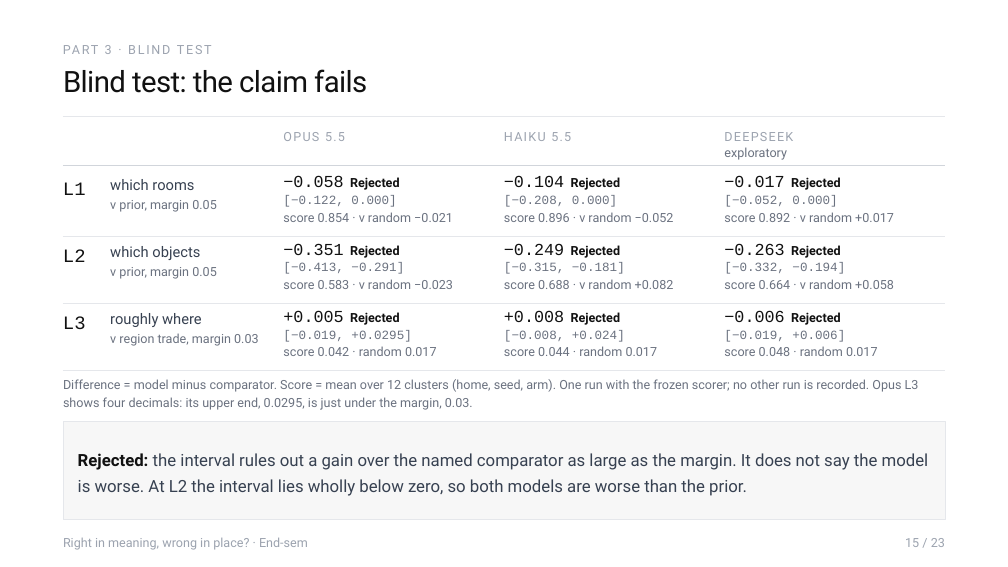
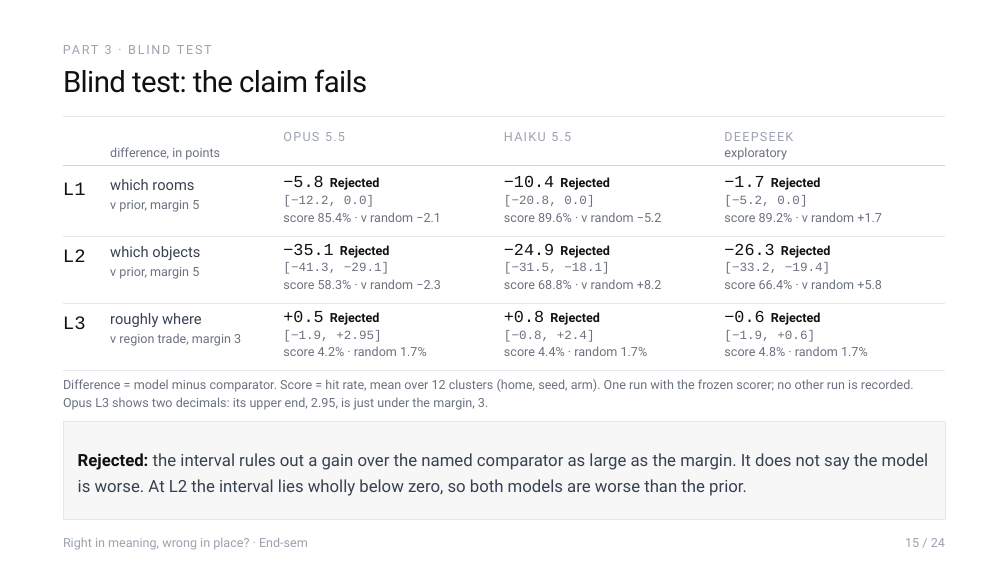
Before and after one commit to Sher110106/validity-aware-active-semantic-exploration, a slide deck: slide 15 of docs/endsem_2026-11/ASP_Endsem.pptx. Drawn at 1008x567 pixels with LibreOffice and Linux fonts; fonts in the diff are those of the drawing. Boxes give left, top, right and bottom in pixels: in the first picture for what was removed or moved away, otherwise in the second. Text is boxed around its words. In the diff, an @@ line names an element or a change of style, - is before the commit and + after.

```diff
--- a/docs/endsem_2026-11/ASP_Endsem.pptx
+++ b/docs/endsem_2026-11/ASP_Endsem.pptx
@@ text added at box(110, 147, 220, 160), 12 pt, text #6B7280 @@
+difference, in points
@@ text at box(283, 175, 380, 190): text changed @@
-−0.058 Rejected
+−5.8 Rejected
@@ text at box(504, 175, 610, 190): text changed @@
-−0.104 Rejected
+−10.4 Rejected
@@ text at box(724, 176, 821, 190): text changed @@
-−0.017 Rejected
+−1.7 Rejected
@@ text at box(110, 200, 199, 212): text changed @@
-v prior, margin 0.05
+v prior, margin 5
@@ text at box(283, 195, 374, 207): text changed @@
-[−0.122, 0.000]
+[−12.2, 0.0]
@@ text at box(504, 195, 594, 207): text changed @@
-[−0.208, 0.000]
+[−20.8, 0.0]
@@ text at box(724, 195, 807, 207): text changed @@
-[−0.052, 0.000]
+[−5.2, 0.0]
@@ text at box(283, 212, 441, 222): text changed @@
-score 0.854 · v random −0.021
+score 85.4% · v random −2.1
@@ text at box(504, 212, 662, 222): text changed @@
-score 0.896 · v random −0.052
+score 89.6% · v random −5.2
@@ text at box(724, 212, 882, 222): text changed @@
-score 0.892 · v random +0.017
+score 89.2% · v random +1.7
@@ text at box(110, 267, 199, 279): text changed @@
-v prior, margin 0.05
+v prior, margin 5
@@ text at box(283, 243, 390, 258): text changed @@
-−0.351 Rejected
+−35.1 Rejected
@@ text at box(283, 262, 389, 274): text changed @@
-[−0.413, −0.291]
+[−41.3, −29.1]
@@ text at box(504, 243, 610, 258): text changed @@
-−0.249 Rejected
+−24.9 Rejected
@@ text at box(504, 262, 609, 274): text changed @@
-[−0.315, −0.181]
+[−31.5, −18.1]
@@ text at box(724, 243, 831, 258): text changed @@
-−0.263 Rejected
+−26.3 Rejected
@@ text at box(724, 262, 830, 274): text changed @@
-[−0.332, −0.194]
+[−33.2, −19.4]
@@ text at box(283, 279, 441, 289): text changed @@
-score 0.583 · v random −0.023
+score 58.3% · v random −2.3
@@ text at box(504, 279, 662, 289): text changed @@
-score 0.688 · v random +0.082
+score 68.8% · v random +8.2
@@ text at box(724, 279, 882, 289): text changed @@
-score 0.664 · v random +0.058
+score 66.4% · v random +5.8
@@ text at box(283, 310, 380, 325): text changed @@
-+0.005 Rejected
++0.5 Rejected
@@ text at box(504, 310, 600, 325): text changed @@
-+0.008 Rejected
++0.8 Rejected
@@ text at box(724, 310, 821, 325): text changed @@
-−0.006 Rejected
+−0.6 Rejected
@@ text at box(110, 333, 241, 346): text changed @@
-v region trade, margin 0.03
+v region trade, margin 3
@@ text at box(283, 346, 427, 356): text changed @@
-score 0.042 · random 0.017
+score 4.2% · random 1.7%
@@ text at box(283, 330, 381, 342): text changed @@
-[−0.019, +0.0295]
+[−1.9, +2.95]
@@ text at box(504, 346, 648, 356): text changed @@
-score 0.044 · random 0.017
+score 4.4% · random 1.7%
@@ text at box(504, 330, 595, 342): text changed @@
-[−0.008, +0.024]
+[−0.8, +2.4]
@@ text at box(724, 346, 868, 356): text changed @@
-score 0.048 · random 0.017
+score 4.8% · random 1.7%
@@ text at box(724, 330, 815, 342): text changed @@
-[−0.019, +0.006]
+[−1.9, +0.6]
@@ text at box(63, 379, 914, 410): text changed @@
-Difference = model minus comparator. Score = mean over 12 clusters (home, seed, arm). One run with the frozen scorer; no other run is recorded. Opus L3 shows four decimals: its upper end, 0.0295, is just under the margin, 0.03.
+Difference = model minus comparator. Score = hit rate, mean over 12 clusters (home, seed, arm). One run with the frozen scorer; no other run is recorded. Opus L3 shows two decimals: its upper end, 2.95, is just under the margin, 3.
@@ text at box(905, 538, 945, 547): text changed @@
-15 / 23
+15 / 24
```
Also in this commit, not shown: 24 other slides changed, 2 slides added, 6 other files.
